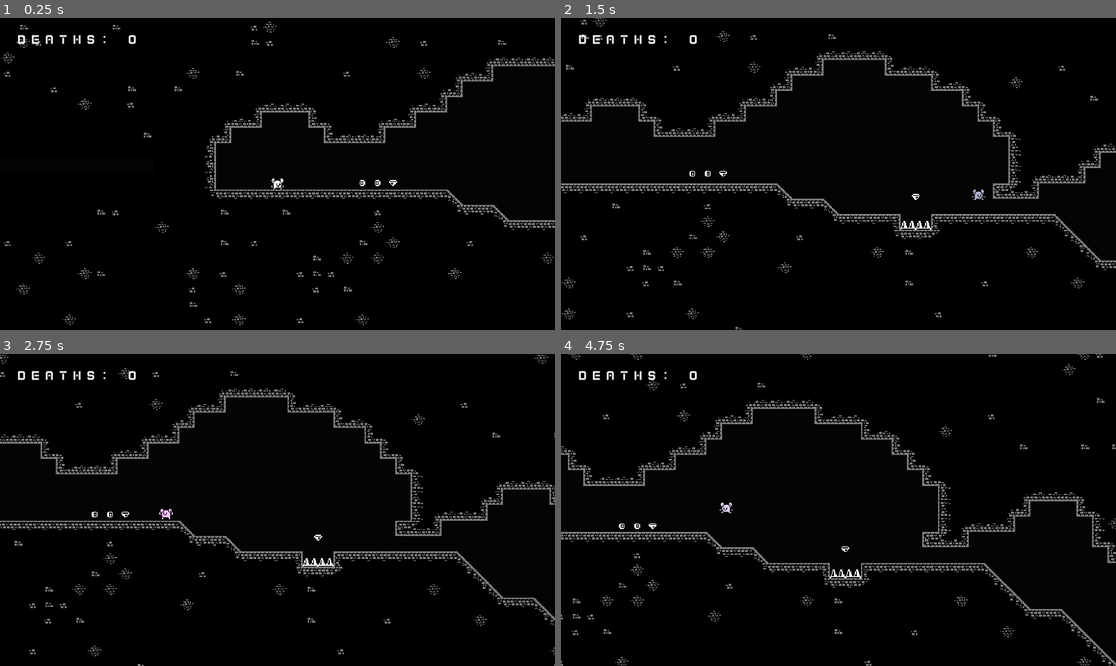
Above: before the commit, frames 1-4 (two rows, left to right).
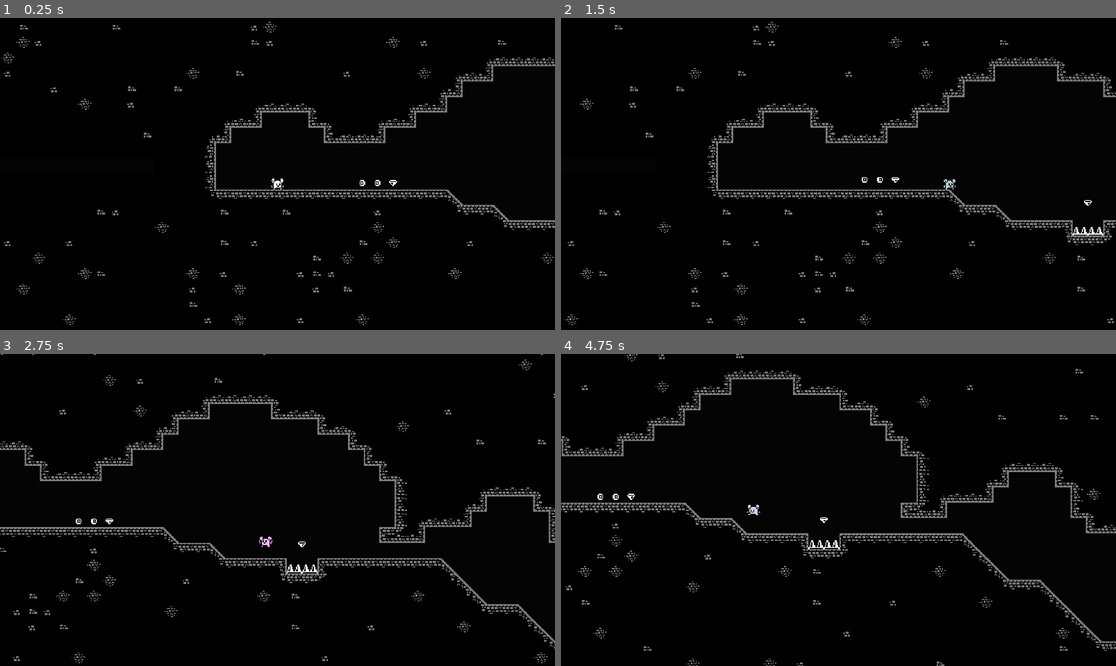
Above: after the commit, the same moments.

Repository: jlzeng-i-got-locked-out-of-rokky258/ColorBlind
Game: Godot game, scene res://assets/Scenes/World.tscn
Two runs of this game, one before a commit and one after it. Both use one fixed random seed, a clock stepped at 60 frames per second and the inputs below.
Inputs:
- Up to frame 1 (0.25 s): no input
- Up to frame 2 (1.5 s): hold Space (move_jump) 0.53-1.28 s; hold D (move_right) from 0.53 s (still down); tap Shift (move_dash) at 1.35 s
- Up to frame 3 (2.75 s): tap Space (move_jump) at 1.52, 1.55, 1.82 s; release D (move_right) at 2.03 s; hold A (move_left) from 2.03 s (still down); hold Space (move_jump) from 2.03 s (still down)
- Up to frame 4 (4.75 s): release A (move_left) at 2.78 s; release Space (move_jump) at 2.78 s; hold D (move_right) 2.78-4.28 s; tap Shift (move_dash) at 2.85, 4.35 s; tap Space (move_jump) at 3.02, 3.05, 3.32, 4.52, 4.55 s; hold Space (move_jump) 3.53-4.28 s; hold A (move_left) from 4.28 s (still down)

The runs differ from the first frame. In frame 1, 0.2% of the frame differs, in the area x 3-25%, y 5-9%; in frame 2, 8.3%; in frame 3, 8.7%; in frame 4, 9.3%, in the area x 0-100%, y 0-100%.

Commit message:
Work on slopes and movement more

Diff:
--- a/assets/Scenes/Player.tscn
+++ b/assets/Scenes/Player.tscn
@@ -3,8 +3,9 @@
 [ext_resource path="res://assets/graphics/monochrome_transparent_packed.png" type="Texture" id=1]
 [ext_resource path="res://assets/Scripts/Player.gd" type="Script" id=2]
 
-[sub_resource type="CircleShape2D" id=1]
-radius = 5.0
+[sub_resource type="CapsuleShape2D" id=4]
+radius = 4.0
+height = 3.0
 
 [sub_resource type="Animation" id=2]
 resource_name = "Death"
@@ -57,15 +58,14 @@
 script = ExtResource( 2 )
 
 [node name="Sprite" type="Sprite" parent="."]
-modulate = Color( 1, 1, 1, 0 )
 texture = ExtResource( 1 )
 hframes = 6
 region_enabled = true
 region_rect = Rect2( 288, 112, 96, 16 )
 
 [node name="CollisionShape2D" type="CollisionShape2D" parent="."]
-position = Vector2( 0, 3 )
-shape = SubResource( 1 )
+position = Vector2( 0, 2.5 )
+shape = SubResource( 4 )
 
 [node name="AnimationPlayer" type="AnimationPlayer" parent="."]
 anims/Death = SubResource( 2 )
--- a/assets/Scenes/World.tscn
+++ b/assets/Scenes/World.tscn
@@ -6,20 +6,18 @@
 [ext_resource path="res://assets/Scenes/Coin.tscn" type="PackedScene" id=4]
 [ext_resource path="res://assets/Scenes/Diamond.tscn" type="PackedScene" id=5]
 [ext_resource path="res://assets/Scenes/dialogue.tscn" type="PackedScene" id=6]
-[ext_resource path="res://assets/Scenes/GUI.tscn" type="PackedScene" id=7]
 
 [node name="World" type="Node2D"]
 __meta__ = {
 "_edit_horizontal_guides_": [  ]
 }
 
-[node name="UI" parent="." instance=ExtResource( 7 )]
-
 [node name="Player" parent="." instance=ExtResource( 2 )]
 
 [node name="Camera2D" type="Camera2D" parent="Player"]
 current = true
 zoom = Vector2( 0.3, 0.3 )
+process_mode = 0
 drag_margin_h_enabled = true
 drag_margin_v_enabled = true
 smoothing_enabled = true
--- a/assets/Scripts/Player.gd
+++ b/assets/Scripts/Player.gd
@@ -9,7 +9,9 @@
 export var maxJumps = 2;
 export var canFloat = true;
 
-export var maxSpeed = Vector2(2750.0, 800.0)
+export var maxSpeed = Vector2(750.0, 800.0)
+export var HORIZONTAL_DAMPING = 0.4
+export var HORIZONTAL_DAMPING_WHEN_STOPPING = 0.8
 export var gravity = 800.0
 export var jumpSpeed = -170
 export var dashSpeed = 600.0
@@ -33,6 +35,8 @@
 var dashDirection = 0
 var dashCooldownTimer = 0.0
 
+var SnapVector = Vector2(0, 6)
+export var MAX_SLOPE = 45.0 * PI / 180.0
 
 func _ready():
 	Global.player = self
@@ -40,20 +44,18 @@
 	startColor = $Sprite.modulate
 
 
-func _process(delta):
+func _physics_process(delta):
 	if !alive:
 		position.y -= 10 * delta
 		return
 
-	if (velocity.y > maxSpeed.y):
-		velocity.y = maxSpeed.y
+	var newMovement = Vector2(0, 0)
 
 	var desiredColor = startColor
 
 	var direction = Input.get_action_strength("move_right") - Input.get_action_strength("move_left")
 	if (direction != 0):
-		velocity.x += maxSpeed.x * direction * delta
-		velocity.x = clamp(velocity.x, -maxSpeed.x, maxSpeed.x)
+		newMovement.x = maxSpeed.x * direction * delta
 
 		if !dashing:
 			dashDirection = sign(direction)
@@ -82,6 +84,7 @@
 		fallTimer = 0.0
 		falling = false
 		desiredColor = Color(1, 1, 1)
+		SnapVector.y = 6.0
 	else:
 		# Don't start "falling" until a short period after leaving the ground
 		# This means we won't eat the jump until they have fallen a certain duration
@@ -90,12 +93,12 @@
 			falling = false
 		else:
 			if Input.is_action_pressed("move_jump") and velocity.y > 0.0 and canFloat: # Slow fall
-				velocity.y += gravity * 0.25 * delta
+				newMovement.y += gravity * 0.25 * delta
 				if falling:
 					$Sprite.frame = 4
 					desiredColor = Color(1, 0.714844, 0.868561)
 			else: # Normal fall
-				velocity.y += gravity * delta
+				newMovement.y += gravity * delta
 				if falling:
 					desiredColor = Color(0.935638, 0.777344, 1)
 					$Sprite.frame = 3
@@ -111,12 +114,14 @@
 		falling = true
 		fallTimer = 0.0
 		jumps -= 1
+		SnapVector.y = 0
 	if dashCooldownTimer <= 0.0 and Input.is_action_just_pressed("move_dash") and canDash:
 		if !dashing:
 			dashTimer = DASH_TIME
 			dashing = true
 	if dashing:
 		dashTimer -= delta
+		SnapVector.y = 0
 		velocity.x = dashSpeed * dashDirection
 		velocity.y = 0.0
 		desiredColor = Color(0.025009, 0.582031, 0.5037);
@@ -130,8 +135,17 @@
 #	desiredColor.r = 1.0 - (float(jumps) / maxJumps)
 	$Sprite.modulate = lerp($Sprite.modulate, desiredColor, 4.0 * delta)
 
-	velocity = move_and_slide(velocity, Vector2(0, -1))
-	velocity.x *= 0.9
+	velocity += newMovement
+
+	velocity.x = clamp(velocity.x, -maxSpeed.x, maxSpeed.x)
+	velocity.y = clamp(velocity.y, -maxSpeed.y, maxSpeed.y)
+
+	velocity = move_and_slide_with_snap(velocity, SnapVector, Vector2(0, -1), true, 4, 0.8)
+
+	if direction:
+		velocity.x *= pow(1 - HORIZONTAL_DAMPING, delta * 10)
+	else: # Stopping
+		velocity.x *= pow(1 - HORIZONTAL_DAMPING_WHEN_STOPPING, delta * 10)
 
 
 func die():
Not shown: 1 places in assets/Scenes/World.tscn that only renumber resources
